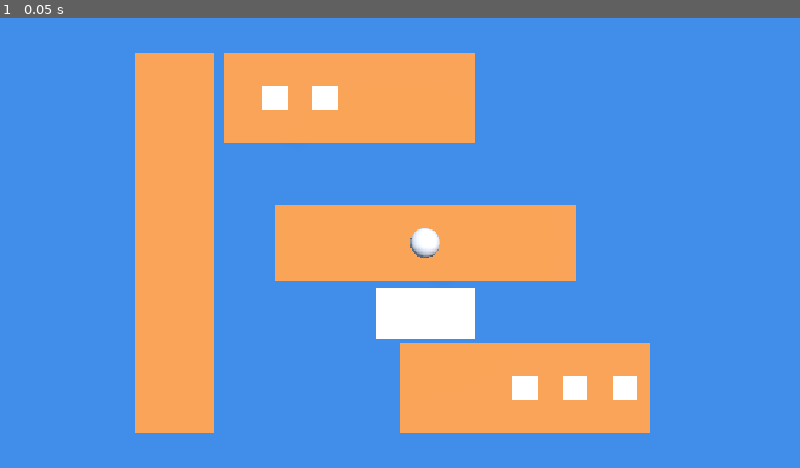
Above: before the commit, frame 1.
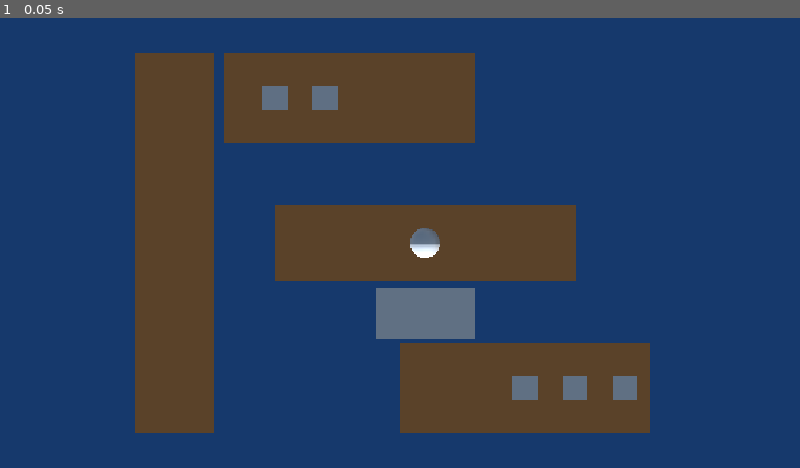
Above: after the commit, the same moment.

Repository: Rovert-XI/Hey-HO
Game: Godot game, scene res://zona_a.tscn
Same seed, same stepped clock (60 frames per second), same inputs: the game is played once before the commit and once after it. This scene is started directly instead of the project's main scene.
Inputs:
- Up to frame 1 (0.05 s): no input

The runs differ from the first frame. In frame 1, 100% of the frame differs, in the area x 0-100%, y 0-100%.
Error after the commit: Parse Error: Could not find type "CieloAtardecer" in the current scope. (res://scripts/sistema_sol.gd:8)

Commit message:
"Resueltos conflictos de merge en script y escena"

Diff:
--- a/hey-ho!/scripts/sistema_sol.gd
+++ b/hey-ho!/scripts/sistema_sol.gd
@@ -5,21 +5,28 @@
 
 @export var sol: DirectionalLight3D
 @export var entorno: WorldEnvironment
+@export var cielo: CieloAtardecer          # cielo 2D con el sol al fondo (opcional)
 @export var energia_sol := 1.0
 @export var azimut := -30.0
 @export var ambiente_dia := 1.0
 @export var ambiente_noche := 0.2
 @export var rojo_peligro := Color("#D63A3A")
+@export var horas_por_nivel: Array[float] = [14.0, 14.6667, 15.3333, 16.0, 16.6667]
+@export var duracion_transicion := 2.0
 
 @onready var ciclo: CicloDia = $CicloDia
 
 var era_noche := false
 var peligro := 0.0
 var apagado := 1.0
+var _tween_derrota: Tween
+var _tween_nivel: Tween
+
 
 func _ready() -> void:
 	aplicar_hora()
 	era_noche = CicloDia.factor_sol(ciclo.hora) <= 0.0
+
 
 func _process(delta: float) -> void:
 	ciclo.avanzar(delta)
@@ -29,6 +36,7 @@
 		era_noche = es_noche
 		cambio_noche.emit(es_noche)
 
+
 func aplicar_hora() -> void:
 	var h := ciclo.hora
 	var f := CicloDia.factor_sol(h)
@@ -36,17 +44,46 @@
 	sol.light_energy = energia_sol * f * (1.0 - 0.3 * peligro) * apagado
 	sol.light_color = CicloDia.color_sol(h).lerp(rojo_peligro, 0.4 * peligro)
 	entorno.environment.ambient_light_energy = lerpf(ambiente_noche, ambiente_dia, f)
+	if cielo:
+		cielo.poner_hora(h, apagado)       # el sol del fondo sigue a la misma hora
+
 
 static func peligro_soga(resistencia: float) -> float:
 	return clampf((30.0 - resistencia) / 30.0, 0.0, 1.0)
 
+
 func poner_peligro(resistencia_min: float) -> void:
 	peligro = peligro_soga(resistencia_min)
 
+
 func anunciar_derrota() -> void:
-	var t := create_tween()
-	t.tween_property(self, "apagado", 0.0, 2.0)
+	if _tween_derrota and _tween_derrota.is_valid():
+		_tween_derrota.kill()
+	_tween_derrota = create_tween()
+	_tween_derrota.tween_property(self, "apagado", 0.0, 2.0)
 	cambio_noche.emit(true)
+
+
+## Lleva el sol a la hora del nivel `n` con una transición suave.
+func poner_nivel(n: int, suave := true) -> void:
+	var i := clampi(n - 1, 0, horas_por_nivel.size() - 1)
+	var destino := horas_por_nivel[i]
+	reiniciar_luz()
+	if suave:
+		_tween_nivel = create_tween()
+		_tween_nivel.tween_property(ciclo, "hora", destino, duracion_transicion)
+	else:
+		ciclo.hora = destino
+
+
+func reiniciar_luz() -> void:
+	if _tween_derrota and _tween_derrota.is_valid():
+		_tween_derrota.kill()
+	if _tween_nivel and _tween_nivel.is_valid():
+		_tween_nivel.kill()
+	peligro = 0.0
+	apagado = 1.0
+
 
 static func _normalizar(v: Vector3) -> Vector3:
 	var largo := sqrt(v.x * v.x + v.y * v.y + v.z * v.z)
@@ -54,11 +91,13 @@
 		return Vector3.ZERO
 	return v / largo
 
+
 static func lambert(normal: Vector3, hacia_luz: Vector3) -> float:
 	var n := _normalizar(normal)
 	var l := _normalizar(hacia_luz)
 	return maxf(0.0, n.dot(l))
 
+
 func prediccion_piso() -> float:
 	var hacia_luz := sol.global_transform.basis.z
 	return sol.light_energy * sol.light_color.r * lambert(Vector3.UP, hacia_luz)
--- a/hey-ho!/zona_a.tscn
+++ b/hey-ho!/zona_a.tscn
@@ -1,7 +1,7 @@
 [gd_scene format=3 uid="uid://mcamedpp4gbq"]
 
-[ext_resource type="Script" uid="uid://baau766y000uf" path="res://scripts/sistema_sol.gd" id="1_l7qun"]
-[ext_resource type="Script" uid="uid://csvhdmhx2cxae" path="res://scripts/ciclo_dia.gd" id="2_fntjl"]
+[ext_resource type="Script" uid="uid://baau766y000uf" path="res://sistema_sol.gd" id="1_l7qun"]
+[ext_resource type="Script" uid="uid://csvhdmhx2cxae" path="res://ciclo_dia.gd" id="2_fntjl"]
 
 [sub_resource type="StandardMaterial3D" id="StandardMaterial3D_vql5j"]
 albedo_color = Color(0.54509807, 0.3529412, 0.16862746, 1)
